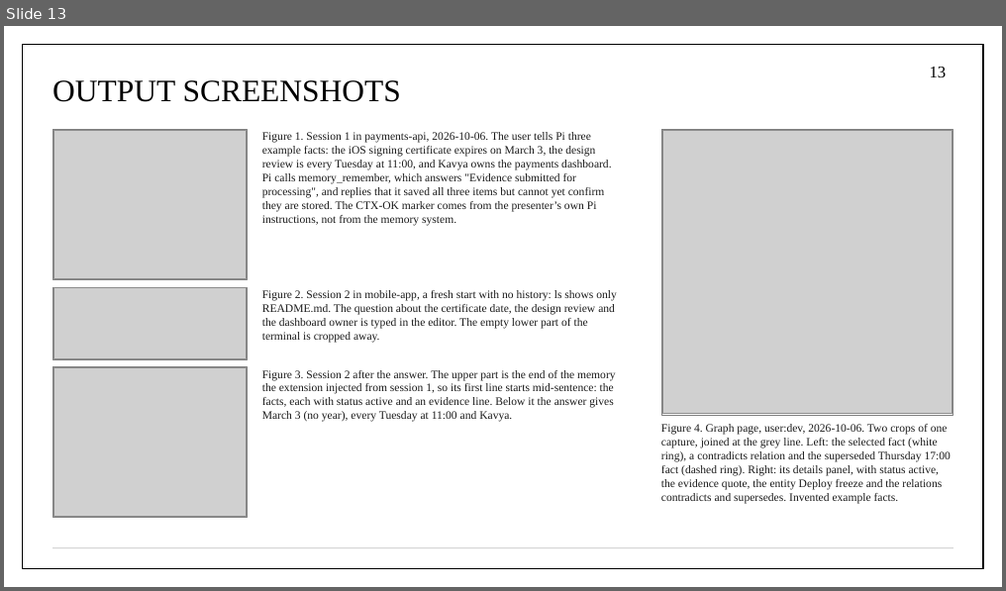
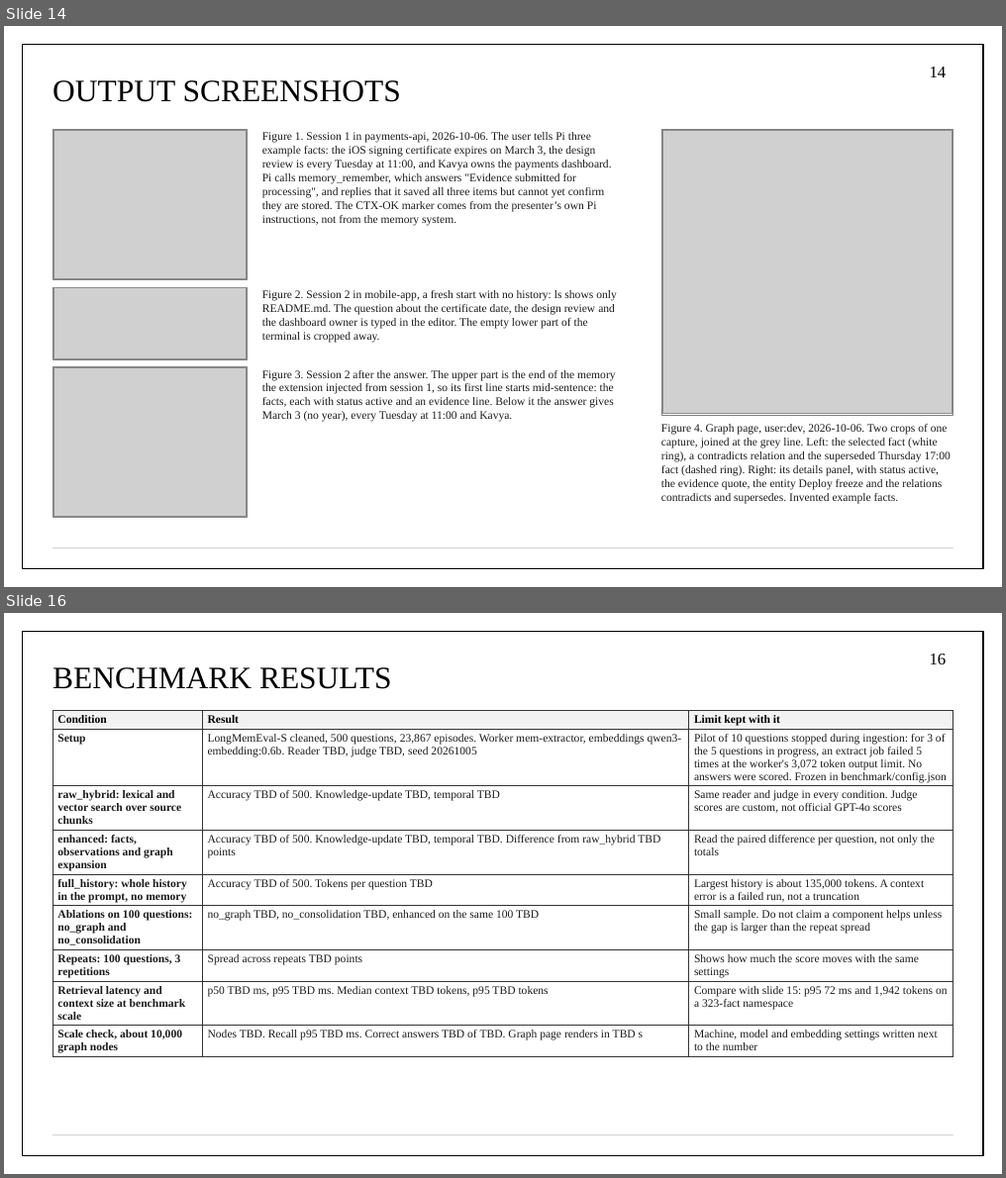
Before and after one commit to aryaniyaps/sdp-2026, a slide deck: P1_R2_13.pptx. Shown one above the other, each under a label of ours: slide 13 before the commit, slides 14 and 16 after it; the slides between them are not shown. The pictures are 1006x591 and 1006x1178 pixels, drawn with LibreOffice and Linux fonts; fonts in the diff are those of the drawing; grey boxes stand for pictures. Boxes give left, top, right and bottom in pixels: in the first picture for what was removed or moved away, otherwise in the second. Text is boxed around its words. In the diff, an @@ line names an element or a change of style, - is before the commit and + after.

Commit message:
Update Second Review deck with worker architecture and benchmark template
Adds the worker architecture slide and a Coding sessions input to the system architecture, updates the fine-tuning slides for the Qwen3-4B worker, and adds a benchmark results table with the pilot status. Benchmark results are not filled in yet.

```diff
--- a/P1_R2_13.pptx
+++ b/P1_R2_13.pptx
@@ slide 16 added at [4, 613, 1002, 1174], background #FFFFFF; not listed: 2 template elements that a slide beside it also shows @@
@@ title added at [53, 667, 391, 689], 30 pt, text #000000 @@
+BENCHMARK RESULTS
@@ page number added at [930, 654, 946, 664], 16 pt, text #000000 @@
+16
@@ table added at [53, 710, 953, 1058], 9 rows, 3 columns @@
+Condition | Result | Limit kept with it
+Setup | LongMemEval-S cleaned, 500 questions, 23,867 episodes. Worker mem-extractor, embeddings qwen3-embedding:0.6b. Reader TBD, judge TBD, seed 20261005 | Pilot of 10 questions stopped during ingestion: for 3 of the 5 questions in progress, an extract job failed 5 times at the worker's 3,072 token output limit. No answers were scored. Frozen in benchmark/config.json
+raw_hybrid: lexical and vector search over source chunks | Accuracy TBD of 500. Knowledge-update TBD, temporal TBD | Same reader and judge in every condition. Judge scores are custom, not official GPT-4o scores
+enhanced: facts, observations and graph expansion | Accuracy TBD of 500. Knowledge-update TBD, temporal TBD. Difference from raw_hybrid TBD points | Read the paired difference per question, not only the totals
+full_history: whole history in the prompt, no memory | Accuracy TBD of 500. Tokens per question TBD | Largest history is about 135,000 tokens. A context error is a failed run, not a truncation
+Ablations on 100 questions: no_graph and no_consolidation | no_graph TBD, no_consolidation TBD, enhanced on the same 100 TBD | Small sample. Do not claim a component helps unless the gap is larger than the repeat spread
+Repeats: 100 questions, 3 repetitions | Spread across repeats TBD points | Shows how much the score moves with the same settings
+Retrieval latency and context size at benchmark scale | p50 TBD ms, p95 TBD ms. Median context TBD tokens, p95 TBD tokens | Compare with slide 15: p95 72 ms and 1,942 tokens on a 323-fact namespace
+Scale check, about 10,000 graph nodes | Nodes TBD. Recall p95 TBD ms. Correct answers TBD of TBD. Graph page renders in TBD s | Machine, model and embedding settings written next to the number
@@ what was slide 13 is now slide 14 @@
@@ page number at [930, 67, 946, 77]: text changed @@
-13
+14
```
Also in this commit, not shown: 10 slides changed, 1 other slide added.
